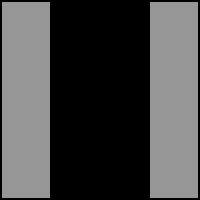
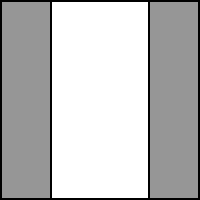
Comparing the layer stacks of the two 200 × 200 images. Changes:
painted on "Background" over [52, 2, 148, 198]
